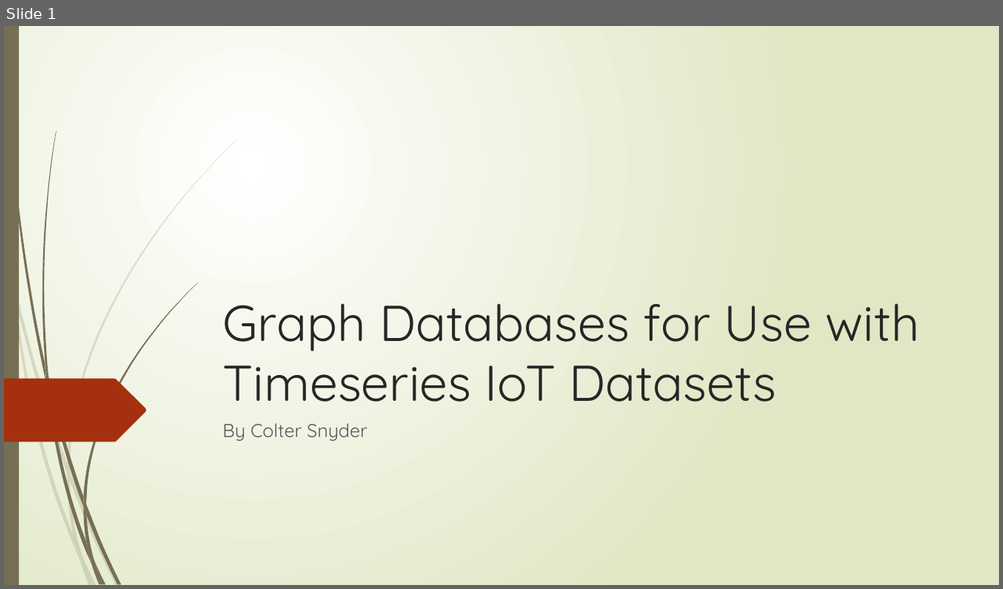
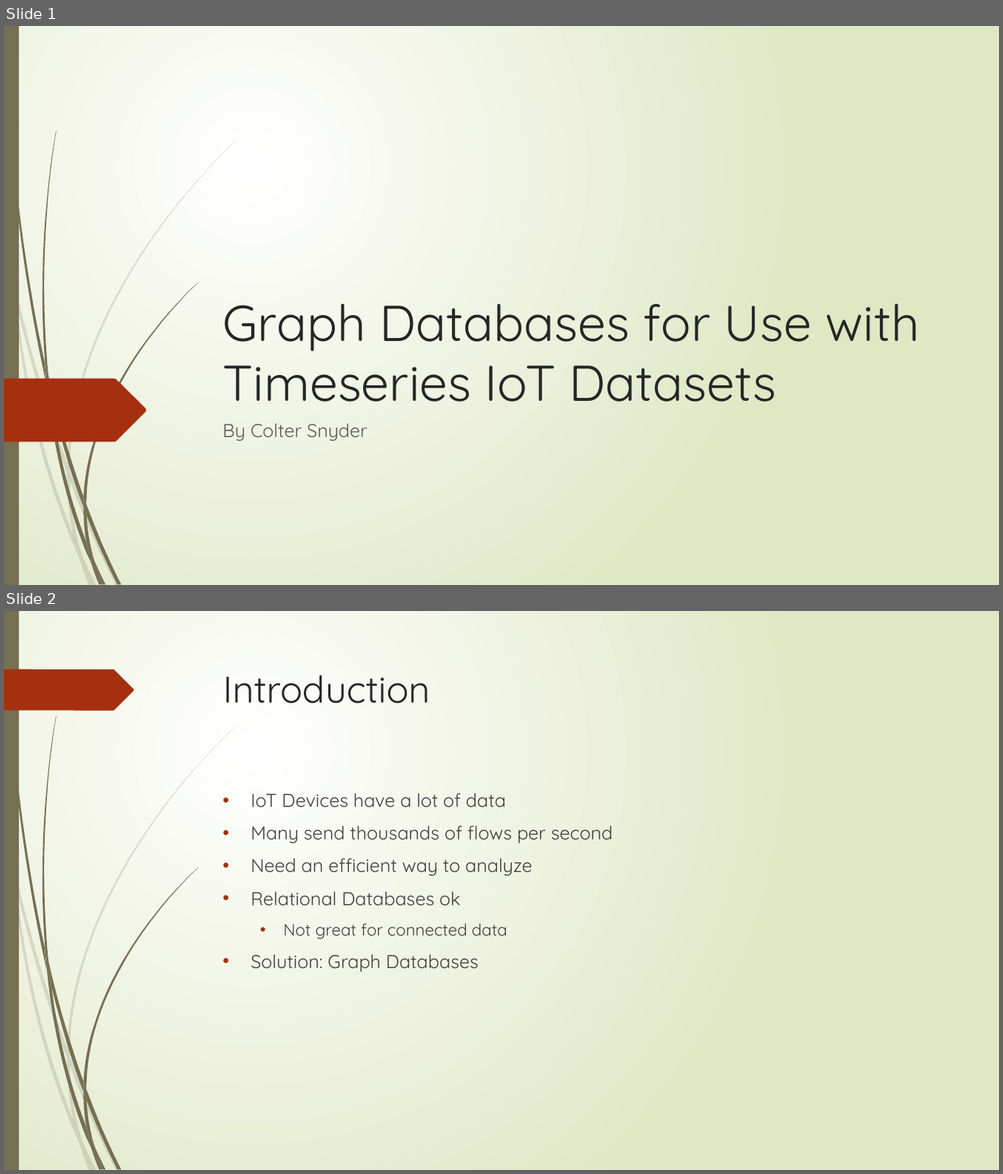
Before and after one commit to coltersnyder/CSCI598BFinalProject, a slide deck: FinalPresentation.pptx. Shown one above the other, each under a label of ours: slide 1 before the commit, slides 1 and 2 after it. The pictures are 1003x589 and 1003x1174 pixels, drawn with LibreOffice and Linux fonts; fonts in the diff are those of the drawing. Boxes give left, top, right and bottom in pixels: in the first picture for what was removed or moved away, otherwise in the second. Text is boxed around its words. In the diff, an @@ line names an element or a change of style, - is before the commit and + after.

```diff
--- a/FinalPresentation.pptx
+++ b/FinalPresentation.pptx
@@ slide 2 added at (4, 611, 999, 1170), background gradient #FFFFFF to #DFE8C4; not listed: 23 template elements that a slide beside it also shows @@
@@ freeform shape added at (4, 669, 134, 710), fill #A53010 @@
@@ title added at (223, 675, 430, 703), 36 pt, text #262626 @@
+Introduction
@@ text added at (250, 793, 612, 972), 18 pt, text #404040 @@
+• IoT Devices have a lot of data
+• Many send thousands of flows per second
+• Need an efficient way to analyze
+• Relational Databases ok
+  • Not great for connected data
+• Solution: Graph Databases
```
Also in this commit, not shown: 2 slides changed, 9 other slides added, 4 slides removed.
